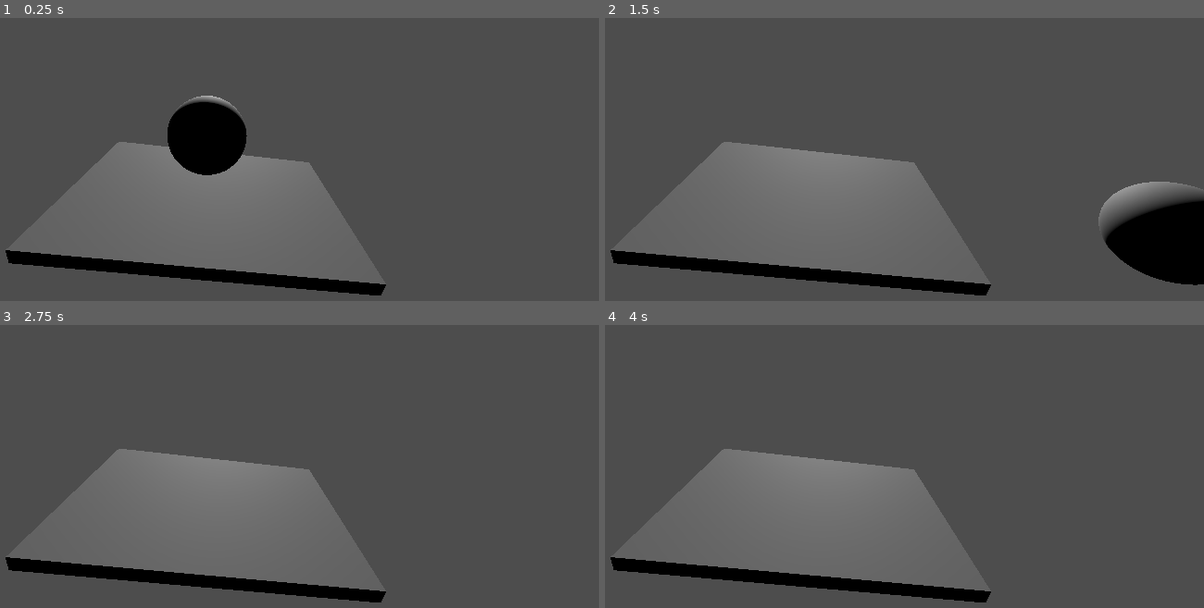
Above: before the commit, frames 1-4 (two rows, left to right).
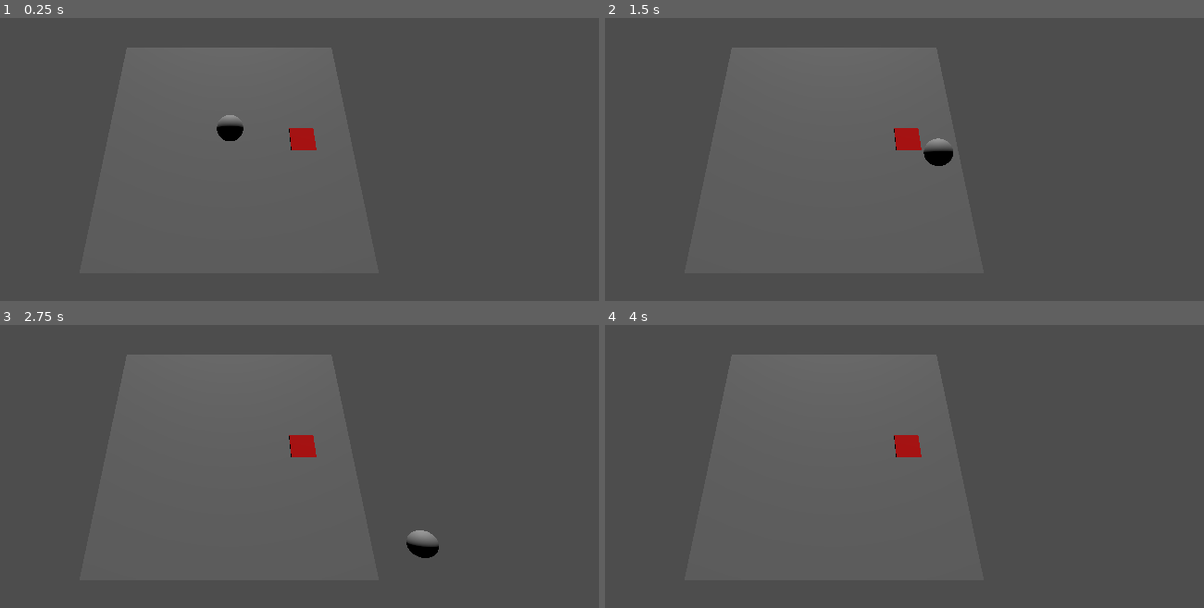
Above: after the commit, the same moments.

Repository: FluffyPrincesseKoala/Fraiz
Game: Godot game, scene res://node_3d.tscn
Two runs of this game, one before a commit and one after it. Both use one fixed random seed, a clock stepped at 60 frames per second and the inputs below.
Inputs:
- Up to frame 1 (0.25 s): no input
- Up to frame 2 (1.5 s): tap Enter (ui_accept) at 0.5, 0.77 s; hold Right (ui_right) 0.53-1.28 s; hold Down (ui_down) from 1.28 s (still down)
- Up to frame 3 (2.75 s): tap Enter (ui_accept) at 1.52 s; release Down (ui_down) at 2.03 s; hold Right (ui_right) from 2.03 s (still down)
- Up to frame 4 (4 s): release Right (ui_right) at 2.78 s; hold Up (ui_up) 2.78-3.53 s; tap Enter (ui_accept) at 3.02, 3.5, 3.77 s; hold Left (ui_left) from 3.53 s (still down)

The runs differ from the first frame. In frame 1, 9.3% of the frame differs, in the area x 0-65%, y 10-99%; in frame 2, 12%, in the area x 0-100%, y 10-99%; in frame 3, 7.7%; in frame 4, 7.4%.

Commit message:
spike trap

Diff:
--- /dev/null
+++ b/Area3D.gd
@@ -0,0 +1,10 @@
+extends Area3D
+
+# Called when the node enters the scene tree for the first time.
+func _ready():
+	pass # Replace with function body.
+
+
+# Called every frame. 'delta' is the elapsed time since the previous frame.
+func _process(delta):
+	pass
--- /dev/null
+++ b/MeshInstance3D.gd
@@ -0,0 +1,9 @@
+extends MeshInstance3D
+
+# Called when the node enters the scene tree for the first time.
+func _ready():
+	pass # Replace with function body.
+
+# Called every frame. 'delta' is the elapsed time since the previous frame.
+func _process(delta):
+	pass
--- /dev/null
+++ b/StaticBody3D.gd
@@ -0,0 +1,14 @@
+extends StaticBody3D
+
+
+func spike_activate():
+	print("lol")
+
+# Called when the node enters the scene tree for the first time.
+func _ready():
+	pass # Replace with function body.
+
+
+# Called every frame. 'delta' is the elapsed time since the previous frame.
+func _process(delta):
+	pass
--- a/character_body_3d.gd
+++ b/character_body_3d.gd
@@ -1,4 +1,17 @@
 extends CharacterBody3D
+
+# cyril test placeholder variable
+var health: int = 100
+
+func take_damage(amount):
+	health -= amount
+	print("Health:", health)
+	if health <= 0:
+		die()
+
+func die():
+	print("Character died!")
+	queue_free()
 
 
 const SPEED = 5.0
--- a/node_3d.tscn
+++ b/node_3d.tscn
@@ -1,28 +1,42 @@
-[gd_scene load_steps=4 format=3 uid="uid://7v2fj2e6xjx5"]
+[gd_scene load_steps=6 format=3 uid="uid://7v2fj2e6xjx5"]
 
 [ext_resource type="PackedScene" uid="uid://d11x6ncpsdhlr" path="res://character_body_3d.tscn" id="1_8h646"]
+[ext_resource type="PackedScene" uid="uid://f10du2bkhv24" path="res://spike.tscn" id="2_axxtl"]
 
 [sub_resource type="BoxShape3D" id="BoxShape3D_fvnv6"]
-size = Vector3(2.93127, 0.0915527, 2.2189)
+size = Vector3(1, 0.1, 1)
 
 [sub_resource type="BoxMesh" id="BoxMesh_55l8y"]
 
+[sub_resource type="SphereShape3D" id="SphereShape3D_wwbo5"]
+
 [node name="Node3D" type="Node3D"]
 
-[node name="StaticBody3D" type="StaticBody3D" parent="."]
+[node name="soleeee" type="StaticBody3D" parent="."]
 
-[node name="CollisionShape3D" type="CollisionShape3D" parent="StaticBody3D"]
-transform = Transform3D(1, 0, 0, 0, 1, 0, 0, 0, 1, 0.160461, 0.0700853, 0.577823)
+[node name="CollisionShape3D" type="CollisionShape3D" parent="soleeee"]
+transform = Transform3D(10, 0, 0, 0, 10, 0, 0, 0, 10, 0, 0, 0)
 shape = SubResource("BoxShape3D_fvnv6")
 
-[node name="MeshInstance3D" type="MeshInstance3D" parent="StaticBody3D"]
-transform = Transform3D(2.97711, 0, 0, 0, 0.130849, 0, 0, 0, 2.28534, 0.159284, 0.062025, 0.512905)
+[node name="MeshInstance3D" type="MeshInstance3D" parent="soleeee"]
+transform = Transform3D(10, 0, 0, 0, 0.1, 0, 0, 0, 10, 0, 0, 0)
 mesh = SubResource("BoxMesh_55l8y")
 
 [node name="DirectionalLight3D" type="DirectionalLight3D" parent="."]
 transform = Transform3D(1, 0, 0, 0, -0.936378, 0.350992, 0, -0.350992, -0.936378, 0.170816, 1.81314, -2.36669)
 
 [node name="Camera3D" type="Camera3D" parent="."]
-transform = Transform3D(0.992876, -0.110019, -0.0457566, 0.119154, 0.916362, 0.382209, -0.000120521, -0.384938, 0.922942, 0.170816, 1.81314, 3.24896)
+transform = Transform3D(1, 0, 0, 0, 0.417867, 0.908508, 0, -0.908508, 0.417867, 0, 10, 5)
 
 [node name="Scooby" parent="." instance=ExtResource("1_8h646")]
+
+[node name="CollisionShape3D2" type="CollisionShape3D" parent="Scooby"]
+shape = SubResource("SphereShape3D_wwbo5")
+
+[node name="spike" parent="." instance=ExtResource("2_axxtl")]
+transform = Transform3D(1, 0, 0, 0, 1, 0, 0, 0, 1, 3, 0, 0)
+
+[node name="Area3D" parent="spike" index="2"]
+priority = 1
+
+[editable path="spike"]
--- a/project.godot
+++ b/project.godot
@@ -14,3 +14,11 @@
 run/main_scene="res://node_3d.tscn"
 config/features=PackedStringArray("4.2", "Forward Plus")
 config/icon="res://icon.svg"
+
+[input]
+
+rotate_trap={
+"deadzone": 0.5,
+"events": [Object(InputEventKey,"resource_local_to_scene":false,"resource_name":"","device":0,"window_id":0,"alt_pressed":false,"shift_pressed":false,"ctrl_pressed":false,"meta_pressed":false,"pressed":false,"keycode":0,"physical_keycode":82,"key_label":0,"unicode":0,"echo":false,"script":null)
+]
+}
--- /dev/null
+++ b/spike.gd
@@ -0,0 +1,47 @@
+extends "res://trapBase.gd"
+
+# die() takeDamage() Designe goalFunction()
+
+func _on_area_3d_body_entered(body):
+	print(body.name)
+	if is_ready and body.has_method("take_damage"):  # Ensure the body has a `take_damage` method
+		body.take_damage(damage)
+		activate_trap()
+
+
+func activate_trap():
+	is_ready = false
+	# Animation d'activation (ex: spikes qui sortent)
+	#$StaticBody3D.play("spike_activate")
+	$Timer.start(cooldown_time)
+	# Specific logic for spike trap activation
+	if $Area3D.get_overlapping_bodies().size() > 0:
+		for body in $Area3D.get_overlapping_bodies():
+			if body.has_method("take_damage"):
+				body.take_damage(damage)
+		#$StaticBody3D.play("spike_activate")  # Play animation
+		$AnimationPlayer.play("spike_activate")  # Play reset animation
+		print("SpikeTrap activated!")
+
+func reset_trap():
+	super.reset_trap()  # Call parent class reset logic
+	#$StaticBody3D.play("spike_reset")  # Reset animation
+	#$AnimationPlayer.play("spike_reset")  # Play reset animation
+	print("SpikeTrap ready again!")
+
+func _on_timer_timeout():
+	# Réinitialisation du piège après le cooldown
+	is_ready = true
+	#$StaticBody3D.play("spike_reset")  # Animation de réinitialisation (ex: spikes qui rentrent)
+
+# Called when the node enters the scene tree for the first time.
+func _ready():
+	damage = 10
+	$Area3D.body_entered.connect(self._on_area_3d_body_entered)
+	$Timer.timeout.connect(self.reset_trap)
+
+
+
+# Called every frame. 'delta' is the elapsed time since the previous frame.
+func _process(delta):
+	pass
--- /dev/null
+++ b/spike.tscn
@@ -0,0 +1,30 @@
+[gd_scene load_steps=5 format=3 uid="uid://f10du2bkhv24"]
+
+[ext_resource type="PackedScene" uid="uid://djvf63ge6cn7d" path="res://trap_base.tscn" id="1_for51"]
+[ext_resource type="Script" path="res://spike.gd" id="2_ak7me"]
+
+[sub_resource type="BoxShape3D" id="BoxShape3D_6vvko"]
+
+[sub_resource type="BoxShape3D" id="BoxShape3D_xmluc"]
+
+[node name="spike" instance=ExtResource("1_for51")]
+script = ExtResource("2_ak7me")
+
+[node name="StaticBody3D" type="StaticBody3D" parent="." index="1"]
+collision_layer = 2
+
+[node name="spikesCollision" type="CollisionShape3D" parent="StaticBody3D" index="0"]
+transform = Transform3D(1, 0, 0, 0, 1, 0, 0, 0, 1, 0, 0.5, 0)
+shape = SubResource("BoxShape3D_6vvko")
+
+[node name="Area3D" type="Area3D" parent="." index="2"]
+
+[node name="activationZone" type="CollisionShape3D" parent="Area3D" index="0"]
+transform = Transform3D(1, 0, 0, 0, 1, 0, 0, 0, 1, 0, 0.5, 0)
+shape = SubResource("BoxShape3D_xmluc")
+
+[node name="Timer" type="Timer" parent="." index="3"]
+
+[node name="AnimationPlayer" type="AnimationPlayer" parent="." index="4"]
+
+[connection signal="body_entered" from="Area3D" to="." method="_on_area_3d_body_entered"]
--- /dev/null
+++ b/trapBase.gd
@@ -0,0 +1,51 @@
+extends Node3D
+
+# Variables de base
+@export var is_static: bool = true
+@export var is_triggered: bool = false
+@export var is_ready: bool = true
+@export var cooldown_time: float = 2.0  # Cooldown time for all tra
+@export var damage: int = 0
+@export var activation_radius: float = 5.0
+
+# Shader
+@export var trap_color: Color = Color(1, 0, 0)  # Default white
+@onready var mesh_instance: MeshInstance3D = $baseZone  # Adjust path if needed
+
+@export var activationType: String = "none" # trigger or continue
+@export var positionType: String = "none" # static or moving
+
+func rotate_trap():
+	rotation_degrees.y += 90
+	rotation_degrees.y = wrapf(rotation_degrees.y, 0, 360)
+
+# Méthodes génériques
+func activate_trap():
+	print("Trap activated!")
+	# Surchargé par les enfants pour définir le comportement
+
+func deactivate_trap():
+	print("Trap deactivated!")
+	# Surchargé pour les pièges avec désactivation
+
+func reset_trap():
+	is_ready = true
+
+func on_trigger(body):
+	if is_ready:
+		activate_trap()
+		is_ready = false
+		$Timer.start(cooldown_time)
+
+func _ready():
+	if not is_static:
+		print("Error: StaticTrap must be static!")
+	set_trap_color(trap_color)
+	print(mesh_instance.material_override)
+
+func set_trap_color(color: Color):
+	trap_color = color
+	if mesh_instance and mesh_instance.material_override:
+		var material = mesh_instance.material_override.duplicate()  # Ensure unique material for each instance
+		material.albedo_color = color  # Set the material's color
+		mesh_instance.material_override = material
--- /dev/null
+++ b/trap_base.tres
@@ -0,0 +1,3 @@
+[gd_resource type="StandardMaterial3D" format=3 uid="uid://q14udgkoa46q"]
+
+[resource]
--- /dev/null
+++ b/trap_base.tscn
@@ -0,0 +1,17 @@
+[gd_scene load_steps=4 format=3 uid="uid://djvf63ge6cn7d"]
+
+[ext_resource type="Script" path="res://trapBase.gd" id="1_v4lrc"]
+
+[sub_resource type="StandardMaterial3D" id="StandardMaterial3D_dmecr"]
+albedo_color = Color(1, 0, 0, 1)
+
+[sub_resource type="BoxMesh" id="BoxMesh_e6dhm"]
+
+[node name="trapBase" type="Node3D"]
+script = ExtResource("1_v4lrc")
+
+[node name="baseZone" type="MeshInstance3D" parent="."]
+transform = Transform3D(1, 0, 0, 0, 0.25, 0, 0, 0, 1, 0, 0, 0)
+material_override = SubResource("StandardMaterial3D_dmecr")
+transparency = 0.5
+mesh = SubResource("BoxMesh_e6dhm")
